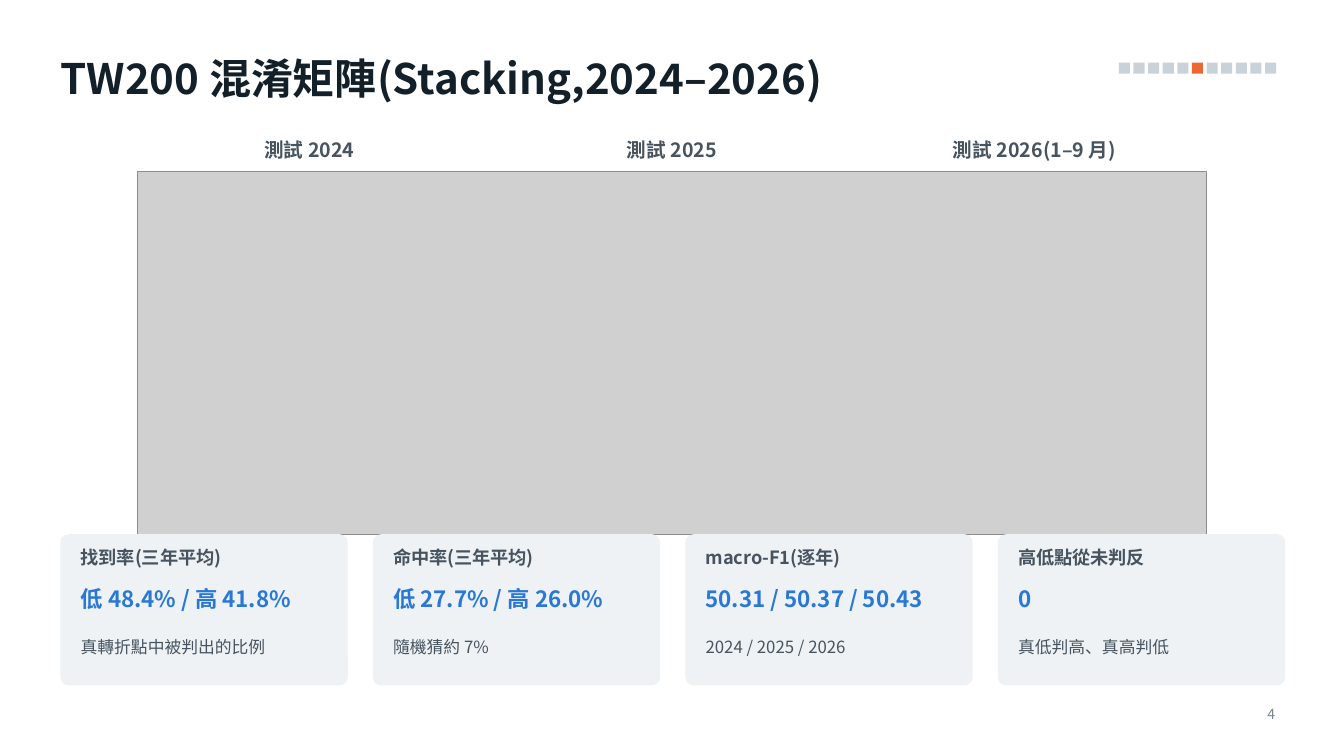
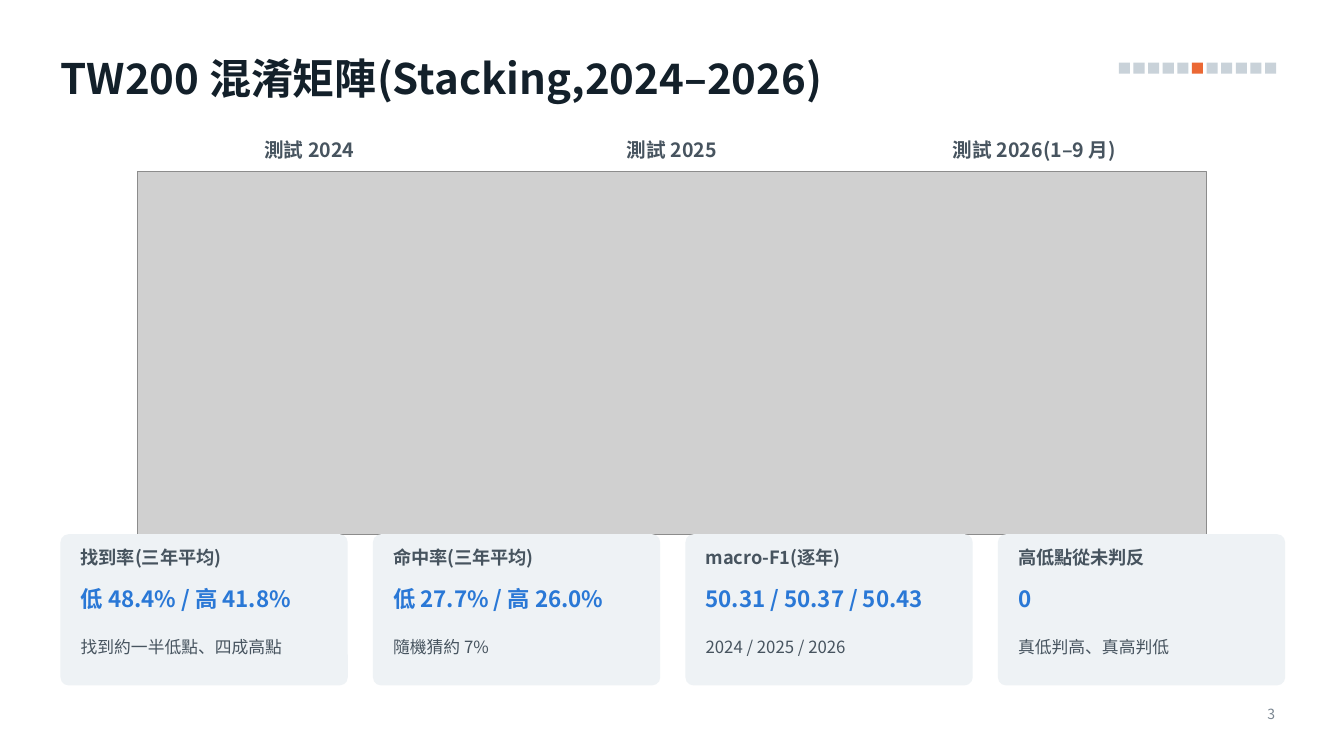
Before and after one commit to alextixu/fcukproject, a slide deck: slide 3 of method_kline_peak/report/kline_peak_report.pptx (slide 4 before the commit). Drawn at 1344x756 pixels with LibreOffice and Linux fonts; fonts in the diff are those of the drawing; grey boxes stand for pictures. Boxes give left, top, right and bottom in pixels: in the first picture for what was removed or moved away, otherwise in the second. Text is boxed around its words. In the diff, an @@ line names an element or a change of style, - is before the commit and + after.

```diff
--- a/method_kline_peak/report/kline_peak_report.pptx
+++ b/method_kline_peak/report/kline_peak_report.pptx
@@ text at [81, 639, 282, 655]: text changed @@
-真轉折點中被判出的比例
+找到約一半低點、四成高點
@@ page number at [1267, 708, 1275, 719]: text changed @@
-4
+3
```
Also in this commit, not shown: 2 other slides changed, 3 slides added, 9 slides removed, 3 other files.
